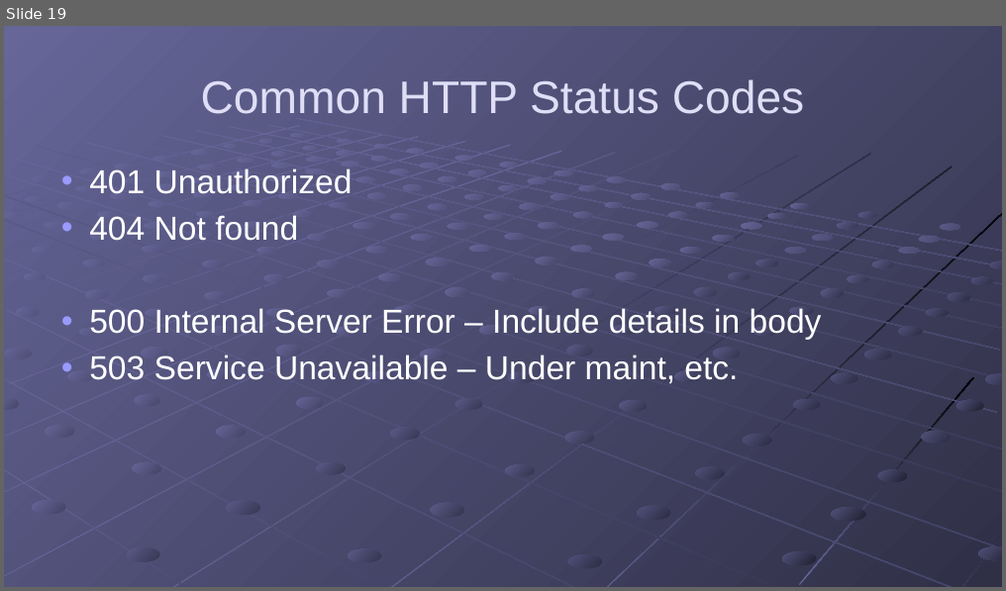
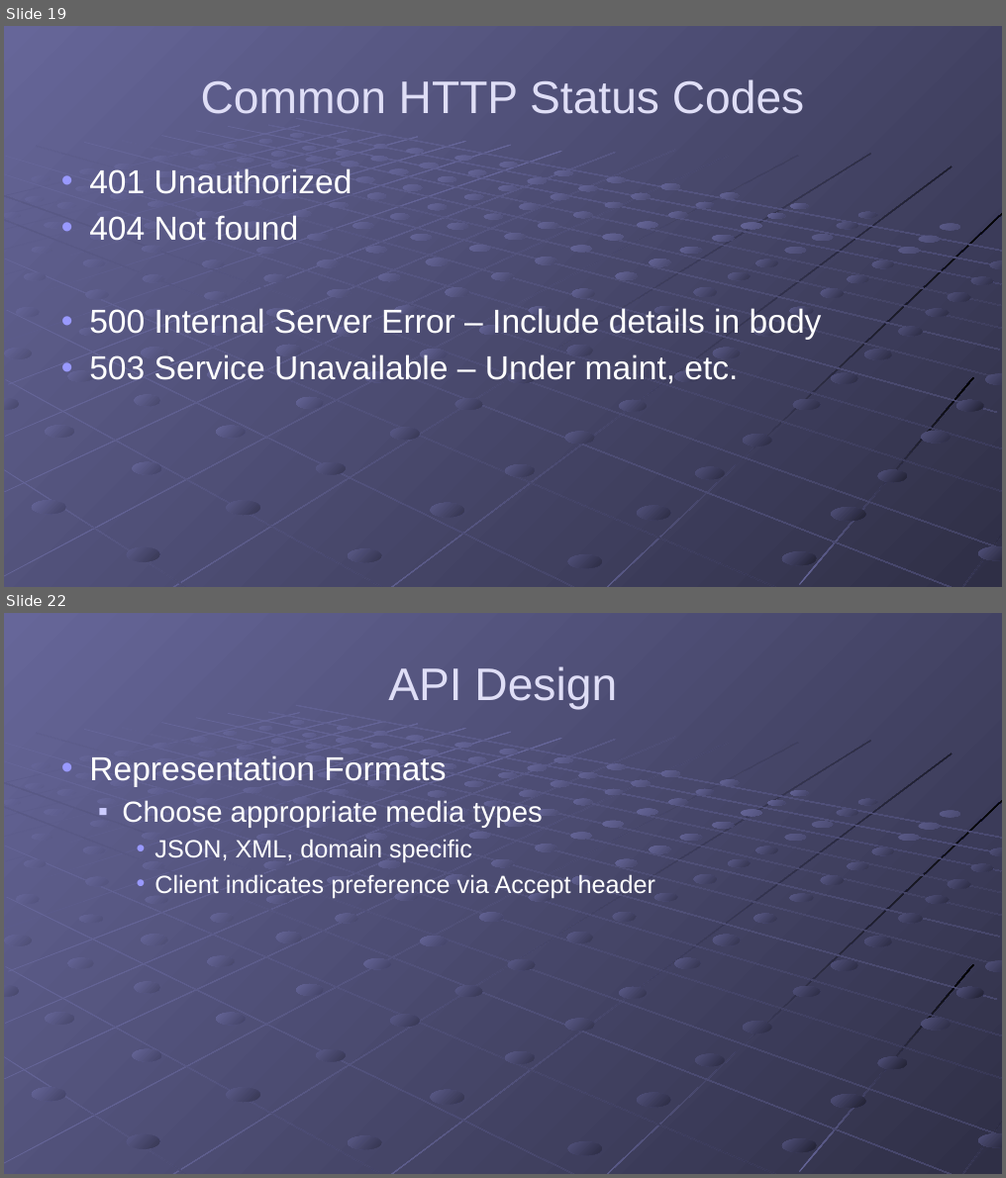
Before and after one commit to gregsohl/RESTFul_API_Presentation, a slide deck: Presentation/RESTful APIs.pptx. Shown one above the other, each under a label of ours: slide 19 before the commit, slides 19 and 22 after it; the slides between them are not shown. The pictures are 1006x591 and 1006x1178 pixels, drawn with LibreOffice and Linux fonts; fonts in the diff are those of the drawing. Boxes give left, top, right and bottom in pixels: in the first picture for what was removed or moved away, otherwise in the second. Text is boxed around its words. In the diff, an @@ line names an element or a change of style, - is before the commit and + after.

Commit message:
Got the basic example working. Started API design info in presentation

```diff
--- a/Presentation/RESTful APIs.pptx
+++ b/Presentation/RESTful APIs.pptx
@@ slide 22 added at [4, 613, 1002, 1174], background gradient #666699 to #49496D; not listed: 215 template elements that a slide beside it also shows @@
@@ title added at [388, 666, 617, 710], 44 pt, text #DFDEF6 @@
+API Design
@@ text added at [89, 756, 655, 898], 24 pt, text #FFFFFF @@
+• Representation Formats
+  ■ Choose appropriate media types
+    • JSON, XML, domain specific
+    • Client indicates preference via Accept header
```
Also in this commit, not shown: 3 other slides added, 2 other files.
